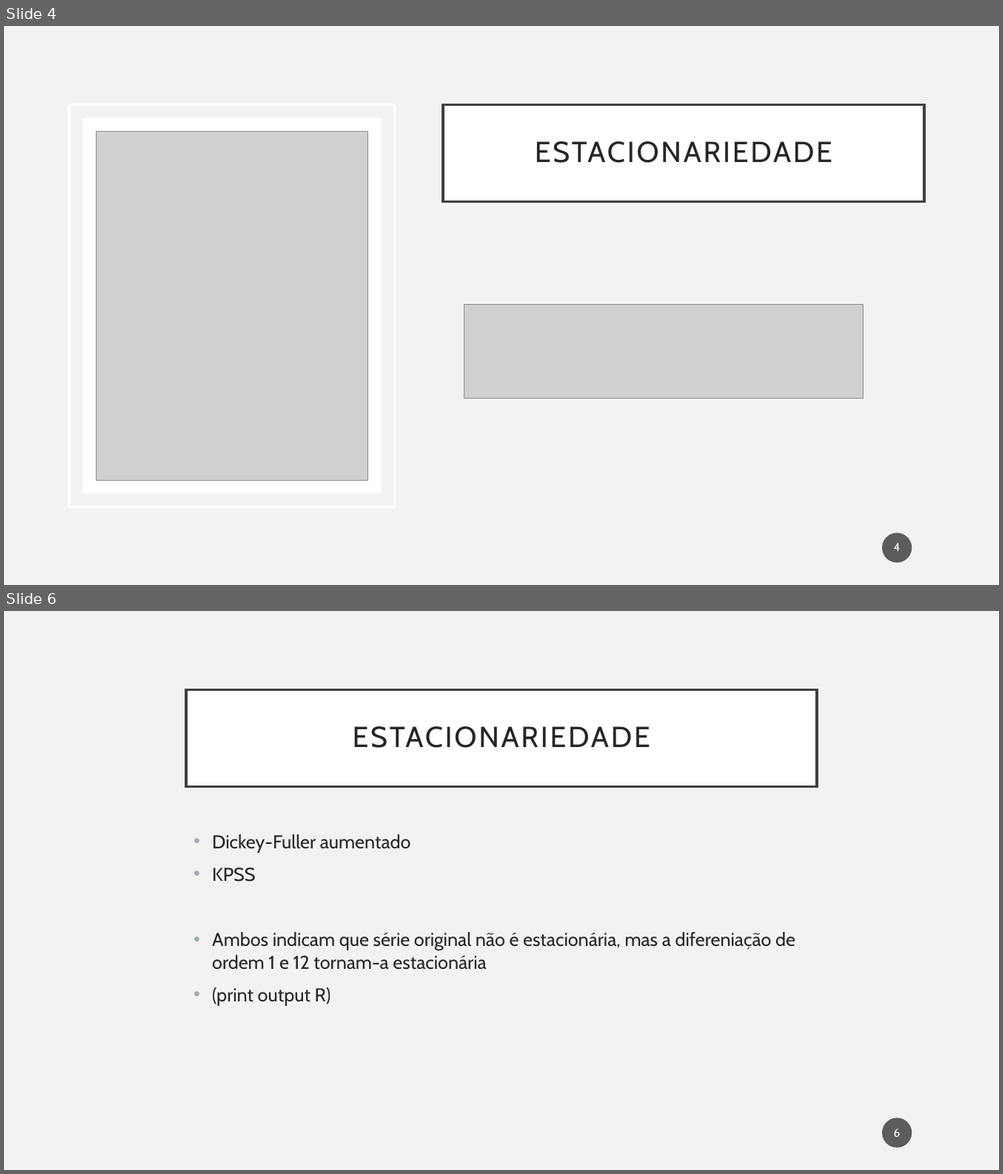
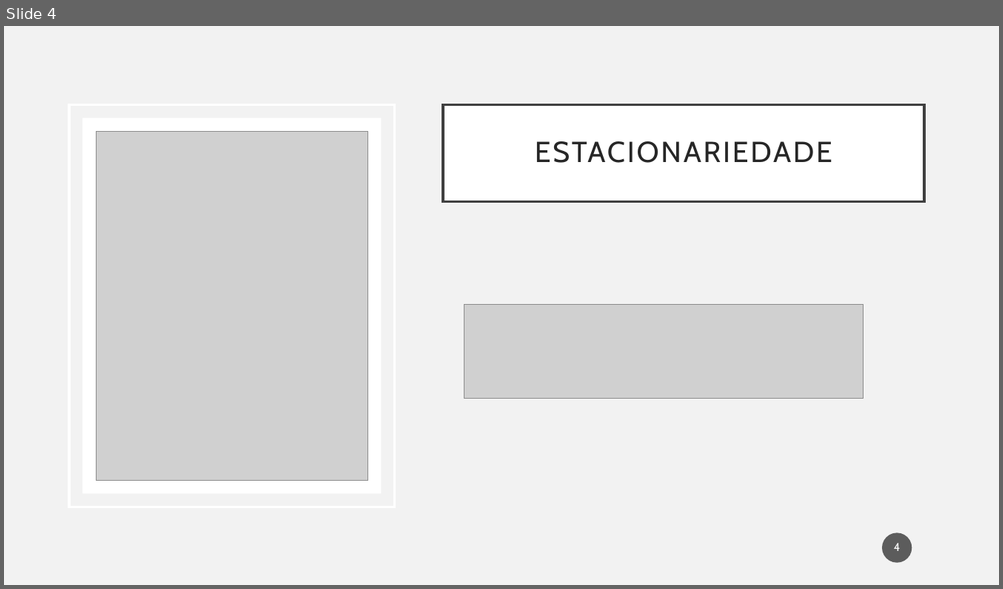
Before and after one commit to Hugoverissimo21/ElectricityForecastES, a slide deck: slides.pptx. Shown one above the other, each under a label of ours: slides 4 and 6 before the commit, slide 4 after it; the slides between them are not shown. The pictures are 1003x1174 and 1003x589 pixels, drawn with LibreOffice and Linux fonts; fonts in the diff are those of the drawing; grey boxes stand for pictures. Boxes give left, top, right and bottom in pixels: in the first picture for what was removed or moved away, otherwise in the second. Text is boxed around its words. In the diff, an @@ line names an element or a change of style, - is before the commit and + after.

```diff
--- a/slides.pptx
+++ b/slides.pptx
@@ slide 6 removed at (4, 611, 999, 1170), background #F2F2F2 @@
@@ title removed at (186, 689, 817, 786) @@
-ESTACIONARIEDADE
@@ text removed at (212, 834, 795, 1006) @@
-• Dickey-Fuller aumentado
-• KPSS
-• Ambos indicam que série original não é estacionária, mas a difereniação de ordem 1 e 12 tornam-a estacionária
-• (print output R)
@@ page number removed at (882, 1119, 912, 1148) @@
-6
```
Also in this commit, not shown: 14 slides changed, 4 slides added, 4 other slides removed, 1 other file.
